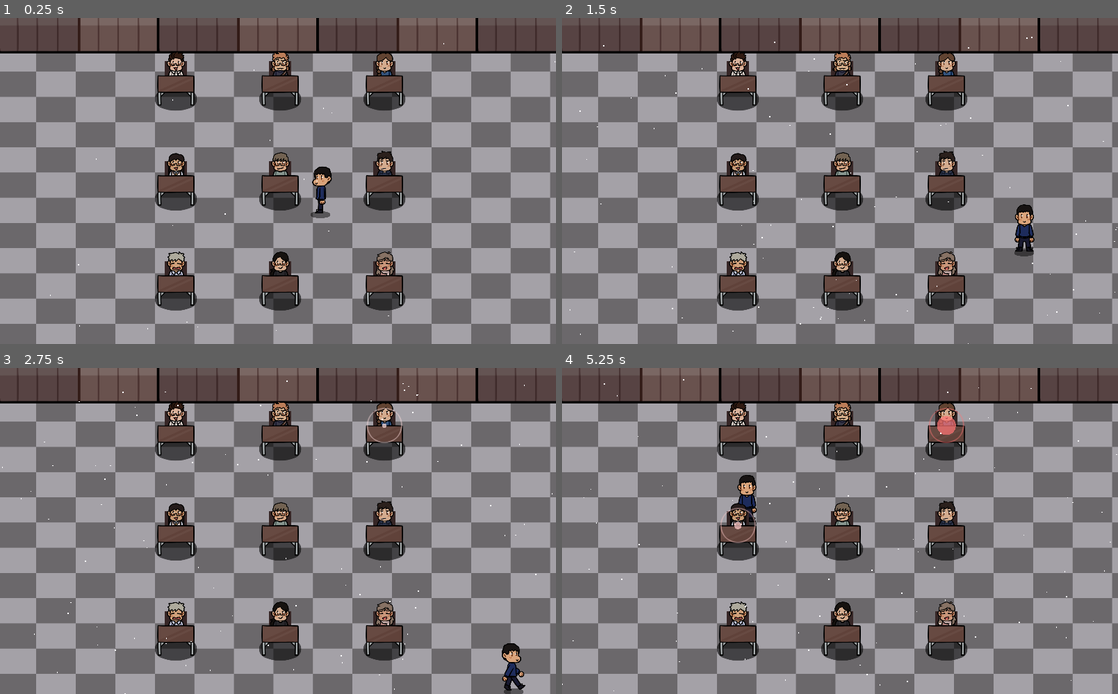
Above: before the commit, frames 1-4 (two rows, left to right).
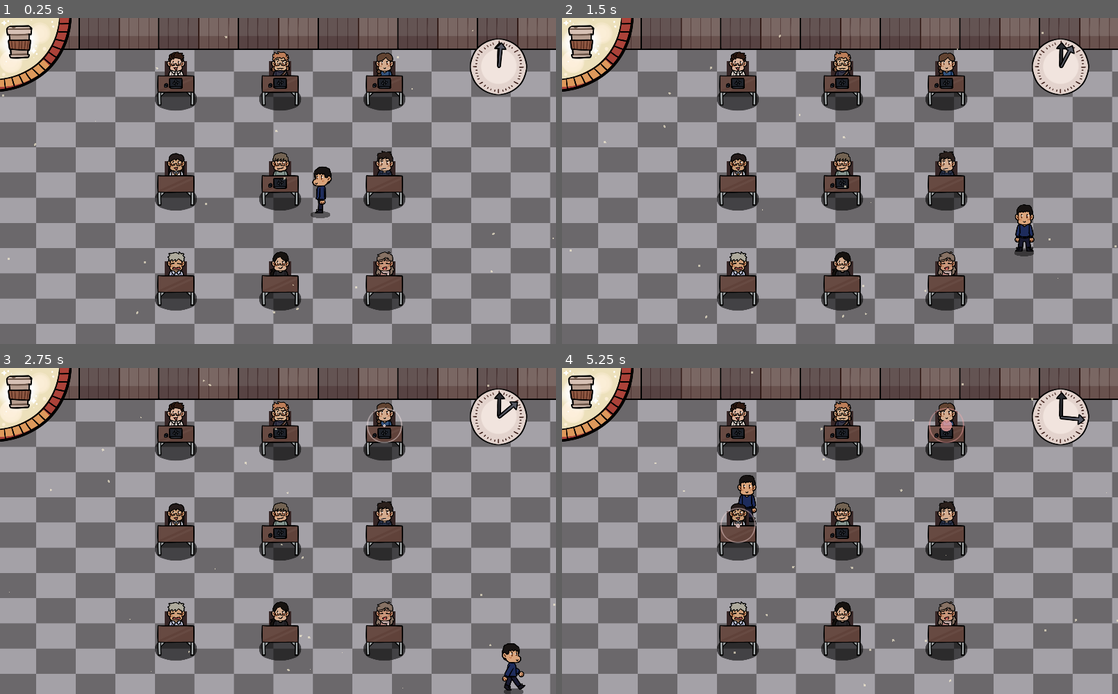
Above: after the commit, the same moments.

Repository: nyaro-p/TheTutorSimulator
Game: Godot game, scene res://Scenes/Classroom.tscn
Same seed, same stepped clock (60 frames per second), same inputs: the game is played once before the commit and once after it.
Inputs:
- Up to frame 1 (0.25 s): no input
- Up to frame 2 (1.5 s): hold D (move_right) 0.53-1.28 s; hold S (move_down) from 1.28 s (still down)
- Up to frame 3 (2.75 s): release S (move_down) at 2.03 s; hold D (move_right) from 2.03 s (still down)
- Up to frame 4 (5.25 s): release D (move_right) at 2.78 s; hold W (move_up) 2.78-3.53 s; hold A (move_left) 3.53-5.03 s; hold S (move_down) from 5.03 s (still down)

The runs differ from the first frame. In frame 1, 6.6% of the frame differs, in the area x 0-100%, y 0-96%; in frame 2, 6.6%; in frame 3, 6.6%; in frame 4, 6.8%, in the area x 0-100%, y 0-100%.

Commit message:
UI begin

Diff:
--- a/Prefabs/Student/Student.gd
+++ b/Prefabs/Student/Student.gd
@@ -6,9 +6,11 @@
 
 var is_on_timer = false
 
-#func _ready():
-#	randomize()
-#	person.frame = randi() % 6
+func _ready():
+	randomize()
+	$Laptop.visible = bool(randi() % 2)
+
+	#person.frame = randi() % 6
 
 func start_timer(time):
 	is_on_timer = true
--- a/Prefabs/Student/Student.tscn
+++ b/Prefabs/Student/Student.tscn
@@ -1,9 +1,10 @@
-[gd_scene load_steps=8 format=2]
+[gd_scene load_steps=9 format=2]
 
 [ext_resource path="res://Prefabs/Student/Student.gd" type="Script" id=1]
 [ext_resource path="res://Prefabs/Student/Assets/Table.png" type="Texture" id=2]
 [ext_resource path="res://Prefabs/Student/Assets/Students_Spritesheet.png" type="Texture" id=3]
 [ext_resource path="res://Assets/Shadow.png" type="Texture" id=4]
+[ext_resource path="res://Prefabs/Student/Assets/Laptop.png" type="Texture" id=5]
 
 [sub_resource type="QuadMesh" id=1]
 
@@ -51,3 +52,8 @@
 visible = false
 position = Vector2( 0, 9 )
 shape = SubResource( 6 )
+
+[node name="Laptop" type="Sprite" parent="."]
+position = Vector2( -1.5, 4.5 )
+scale = Vector2( 0.12, 0.12 )
+texture = ExtResource( 5 )
--- /dev/null
+++ b/Prefabs/UI/Clock.gd
@@ -0,0 +1,11 @@
+extends Node2D
+
+onready var arrow = $ArrowPivot
+
+func _ready():
+	var tween := create_tween().set_trans(Tween.TRANS_LINEAR)
+	tween.tween_property(arrow, "rotation_degrees", 360.0, 20.0)
+	tween.connect("finished", self, "time_finished")
+
+func time_finished():
+	print("global time finish")
--- /dev/null
+++ b/Prefabs/UI/Clock.tscn
@@ -0,0 +1,25 @@
+[gd_scene load_steps=4 format=2]
+
+[ext_resource path="res://Assets/Clock.png" type="Texture" id=1]
+[ext_resource path="res://Assets/Arrow.png" type="Texture" id=2]
+[ext_resource path="res://Prefabs/UI/Clock.gd" type="Script" id=3]
+
+[node name="Clock" type="Node2D"]
+script = ExtResource( 3 )
+
+[node name="Sprite" type="Sprite" parent="."]
+scale = Vector2( 0.25, 0.25 )
+texture = ExtResource( 1 )
+
+[node name="Arrow" type="Sprite" parent="."]
+modulate = Color( 0.494118, 0.494118, 0.494118, 1 )
+position = Vector2( 1, -11 )
+scale = Vector2( 0.25, 0.25 )
+texture = ExtResource( 2 )
+
+[node name="ArrowPivot" type="Node2D" parent="."]
+
+[node name="Arrow" type="Sprite" parent="ArrowPivot"]
+position = Vector2( 1, -11 )
+scale = Vector2( 0.25, 0.25 )
+texture = ExtResource( 2 )
--- /dev/null
+++ b/Prefabs/UI/Manometer.tscn
@@ -0,0 +1,25 @@
+[gd_scene load_steps=4 format=2]
+
+[ext_resource path="res://Assets/Manameter_bar_empty.png" type="Texture" id=1]
+[ext_resource path="res://Assets/Manameter_bar_full.png" type="Texture" id=2]
+[ext_resource path="res://Assets/Manameter_base.png" type="Texture" id=3]
+
+[node name="Manometer" type="Node2D"]
+
+[node name="Red" type="Sprite" parent="."]
+position = Vector2( 33, 34 )
+scale = Vector2( 0.25, 0.25 )
+texture = ExtResource( 1 )
+
+[node name="YellowPivot" type="Node2D" parent="."]
+rotation = 0.764454
+
+[node name="Yellow" type="Sprite" parent="YellowPivot"]
+position = Vector2( 33, 34 )
+scale = Vector2( 0.25, 0.25 )
+texture = ExtResource( 2 )
+
+[node name="Sprite" type="Sprite" parent="."]
+position = Vector2( 33, 34 )
+scale = Vector2( 0.25, 0.25 )
+texture = ExtResource( 3 )
--- a/Scenes/Classroom.tscn
+++ b/Scenes/Classroom.tscn
@@ -1,10 +1,12 @@
-[gd_scene load_steps=11 format=2]
+[gd_scene load_steps=15 format=2]
 
 [ext_resource path="res://Prefabs/Student/Student.tscn" type="PackedScene" id=1]
 [ext_resource path="res://Prefabs/Player/Player.tscn" type="PackedScene" id=2]
 [ext_resource path="res://Scenes/GameController.gd" type="Script" id=3]
 [ext_resource path="res://Assets/Ground.png" type="Texture" id=4]
 [ext_resource path="res://Assets/Wall.png" type="Texture" id=5]
+[ext_resource path="res://Prefabs/UI/Clock.tscn" type="PackedScene" id=6]
+[ext_resource path="res://Prefabs/UI/Manometer.tscn" type="PackedScene" id=7]
 
 [sub_resource type="RectangleShape2D" id=1]
 extents = Vector2( 660, 20 )
@@ -18,16 +20,39 @@
 [sub_resource type="RectangleShape2D" id=4]
 extents = Vector2( 660.001, 30 )
 
+[sub_resource type="Curve" id=6]
+_data = [ Vector2( 0, 0 ), 0.0, 0.0, 0, 0, Vector2( 0.258427, 1 ), 0.0, 0.0, 0, 0, Vector2( 0.707865, 1 ), 0.0, 0.0, 0, 0, Vector2( 1, 0.0875 ), 0.0, 0.0, 0, 0 ]
+
+[sub_resource type="CurveTexture" id=7]
+curve = SubResource( 6 )
+
 [sub_resource type="ParticlesMaterial" id=5]
+lifetime_randomness = 0.48
 emission_shape = 2
 emission_box_extents = Vector3( 300, 150, 1 )
 flag_disable_z = true
-gravity = Vector3( 0, 98, 0 )
+direction = Vector3( 0, 0, 0 )
+spread = 180.0
+gravity = Vector3( 0, 0, 0 )
+initial_velocity = 6.0
 orbit_velocity = 0.0
 orbit_velocity_random = 0.0
+angle = -99.8
+angle_random = 0.26
+scale = 2.0
+scale_curve = SubResource( 7 )
+color = Color( 1, 0.960784, 0.839216, 0.623529 )
 
 [node name="Classroom" type="Node2D"]
 script = ExtResource( 3 )
+
+[node name="UI" type="CanvasLayer" parent="."]
+
+[node name="Clock" parent="UI" instance=ExtResource( 6 )]
+unique_name_in_owner = true
+position = Vector2( 459, 45 )
+
+[node name="Manometer" parent="UI" instance=ExtResource( 7 )]
 
 [node name="Background" type="Node2D" parent="."]
 
@@ -41,10 +66,10 @@
 stretch_mode = 2
 
 [node name="TextureRect2" type="TextureRect" parent="Background"]
-margin_top = -30.0
-margin_right = 1314.0
-margin_bottom = 127.0
-rect_scale = Vector2( 0.4, 0.4 )
+margin_top = -2.0
+margin_right = 2595.0
+margin_bottom = 155.0
+rect_scale = Vector2( 0.2, 0.2 )
 texture = ExtResource( 5 )
 stretch_mode = 2
 
@@ -53,17 +78,14 @@
 
 [node name="CollisionShape2D" type="CollisionShape2D" parent="Background/StaticBody2D"]
 position = Vector2( 650, 55 )
-scale = Vector2( 1, 1 )
 shape = SubResource( 1 )
 
 [node name="CollisionShape2D2" type="CollisionShape2D" parent="Background/StaticBody2D"]
 position = Vector2( 41.25, 422.5 )
-scale = Vector2( 1, 1 )
 shape = SubResource( 2 )
 
 [node name="CollisionShape2D3" type="CollisionShape2D" parent="Background/StaticBody2D"]
 position = Vector2( 1248.75, 425 )
-scale = Vector2( 1, 1 )
 shape = SubResource( 3 )
 
 [node name="CollisionShape2D4" type="CollisionShape2D" parent="Background/StaticBody2D"]
@@ -113,5 +135,7 @@
 
 [node name="Particles2D" type="Particles2D" parent="."]
 position = Vector2( 249, 149 )
-amount = 100
+amount = 50
+lifetime = 10.0
+preprocess = 22.02
 process_material = SubResource( 5 )
--- a/Scenes/GameController.gd
+++ b/Scenes/GameController.gd
@@ -2,9 +2,10 @@
 
 onready var students = $"%Students"
 onready var timer = $"%Timer"
+onready var clock = $"%Clock"
 
-var rate_time = 2
-var active_time = 6.0
+var rate_time = 1
+var active_time = 10.0
 
 func _ready():
 	randomize()
@@ -26,3 +27,4 @@
 			if !child.is_on_timer:
 				child.start_timer(active_time)
 				break
+			print("check failed")
--- a/project.godot
+++ b/project.godot
@@ -18,7 +18,6 @@
 
 window/size/width=512
 window/size/height=300
-window/size/fullscreen=true
 window/size/test_width=1024
 window/size/test_height=600
 window/stretch/mode="2d"
